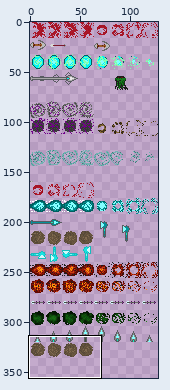
Edited in one commit: sprite sheet (assets/pObject_spritesheet.png). Above: a wide view before the commit, with the close-up outlined.
Close-up. Earlier state:
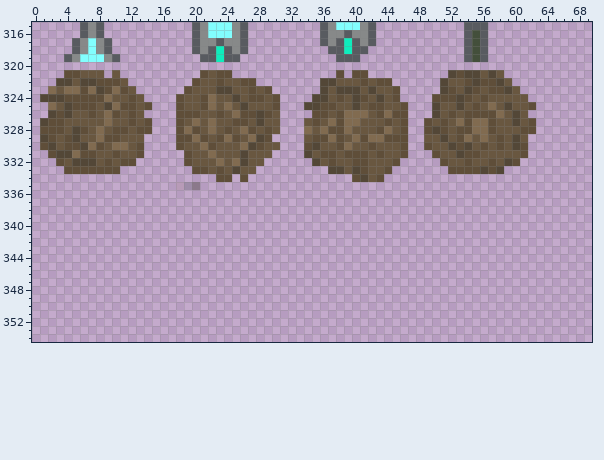
The file is 128x1024 pixels. Pixels under 10% opacity are left out. Colours within 5 levels of each other are drawn and written as one. Shown: x 0..69, y 315..354. The wide view leaves out empty margins.
New version:
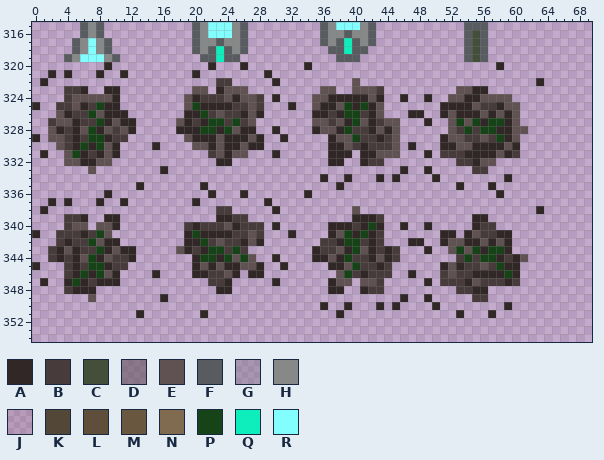
Palette (. is transparent): A #312727  B #473b3b  C #434f3b  D #5d52568d  E #605252  F #585b60  G #575d6241  H #878989  J #68333521  K #534737  L #5f4e39  M #695740  N #816b50  P #174319  Q #0eedbc  R #82fefe
From old to new:
y 320: x 9 . -> A; x 22 . -> A; x 26 . -> A; x 34 . -> A; x 58 . -> A
y 321: x 2 . -> A; x 4..8 LLMMM -> A...A; x 10..11 M. -> .A; x 20..24 .LMLL -> A....; x 29 . -> A; x 38 L -> .; x 40..41 LL -> ..; x 52..58 KLKKMKM -> .......
y 322: x 1 . -> A; x 3..11 KKMKKLLLM -> .........; x 20..27 LMMLMMLL -> ...BB...; x 30 . -> A; x 36..44 KKMMMLMLL -> ....E....; x 51..59 KMMLKLLKM -> .........; x 63 . -> A
y 323: x 2..12 NMNNLNKLNLM -> ..BBA..AA..; x 19..29 LMMMKKMMLML -> .EE.AEEE...; x 36..45 KMKKKMKMML -> EE..EEEB..; x 51..60 KLMKLMLLKM -> ..EEAA....
y 324: x 1..13 KKKLLLLLNMMLM -> ...BEEEEEA...; x 18..30 LMMLNMMKMLLML -> .EABBBEAEEB.A; x 35..46 KKMLMKLMKML. -> EEAAAAAEA..A; x 49..61 .LLLKLMLMMMMM -> A..EEAAEEEE..
y 325: x 0 . -> A; x 2..14 NMKLLLMKNLLML -> .BBEABPAA....; x 18..30 LMMLNMNMKMMML -> .EPAAAABBEB..; x 32 . -> A; x 34..46 KKLLMMKMLLMML -> .EAAEPAPAE...; x 50..62 KMMKMLMNMKMML -> .AAAAEBBAEE..
y 326: x 2..13 KLKMMLMNLMLM -> .EABBPEAAA..; x 18..30 LLLMMLMNLLKLM -> .AAPBEBBAEA..; x 35..48 LLMLNNNMLNLL.. -> AABAPPBAE...AA; x 50..61 KMLMLLLLNMKM -> .AEAAAEAEAE.
y 327: x 1..14 KLLMMMMMNMMLML -> .BEEABBPAEAA..; x 18..30 LMNMNMMLLMKMM -> EABAPPBPBE...; x 34..46 MLMNLNNMMMLML -> .EEBEAPEABEE.; x 49..62 LMLMNLNNLMMKML -> A..EPEPAPPAE..
y 328: x 1..14 LLLMKLMNMLLMLL -> .EABAEPAEBEA..; x 18..30 LNLMNMLMNLMLM -> AAAPPAPEAA..A; x 34..46 NMNLLNMMMLNML -> .AEEAPBBAEAE.; x 49..62 LKLMLLNNLMMMLL -> ...EBPBPPAAEE.
y 329: x 0..13 .KLMLKMMNLLMMM -> A.EEBABPPABB..; x 18..29 LLNLMLNLMNKL -> .EAAAEAAAEA.; x 31 . -> A; x 34..46 MLLNLMNLNNLLL -> ...AEEPBBABE.; x 49..61 MMKMLNMNMLMKM -> ..AEEBBEBPAE.
y 330: x 1..13 LKMLLKNLMNNML -> ..EBAPAPEA...; x 15 . -> A; x 18..30 LMMNLMMMNKLMM -> ..EEAEAAEAA..; x 34..47 LKMMLNMMLMMML. -> ...AAEBABBBE.A; x 49..61 LMMKLKMLMLMKL -> ..AAEEAAAAEA.
y 331: x 1..13 .LKKNLLMMLMML -> A..EPABAEA...; x 19..30 LMMNMMMKMMM. -> ...BEAEE...A; x 34..46 KMLLMLLLMLMML -> ...AAA.AAEEE.; x 49..61 .LMMKLLMMMMML -> A.BBBAAAAEAB.
y 332: x 3..12 LMKKKMLMLL -> .EEAAEE...; x 19..28 LMMMNMNKMM -> ....AA....; x 35..45 KMLMMLLMMML -> ..AA..ABB..; x 51..60 LMMLMMLMKL -> ..BBAEE...
y 333: x 4..10 LLLLLLL -> ...E...; x 16 . -> A; x 20..27 LLMLMKMM -> ........; x 37..44 KKMKLMML -> ........; x 46 . -> A; x 49 . -> A; x 52..58 LLLLKLK -> ...BB..
y 334: x 23..24 LL -> ..; x 26 L -> .; x 36 . -> A; x 39..43 .LKML -> A...A; x 45 . -> A; x 50 . -> A; x 59 . -> A
y 335: x 13 . -> A; x 18..21 JGD. -> ...A; x 38 . -> A; x 53 . -> A; x 57 . -> A
y 336: x 9 . -> A; x 22 . -> A; x 26 . -> A; x 34 . -> A; x 58 . -> A
y 337: x 2 . -> A; x 4 . -> A; x 8 . -> A; x 11 . -> A; x 20 . -> A; x 29 . -> A
y 338: x 1 . -> A; x 23..24 .. -> BB; x 30 . -> A; x 40 . -> E; x 63 . -> A
y 339: x 4..6 ... -> BBA; x 9..10 .. -> AA; x 23..26 .... -> AABB; x 40..43 .... -> AAAB; x 55..56 .. -> AA
y 340: x 4..6 ... -> BEE; x 8..10 ... -> EEA; x 19..28 .......... -> BABBBEABBB; x 30 . -> A; x 37..43 ....... -> AAABAPA; x 46 . -> A; x 49 . -> A; x 55..57 ... -> ABB
y 341: x 0 . -> A; x 3..9 ....... -> BBBABPE; x 19..28 .......... -> APAAAABBEB; x 32 . -> A; x 37..43 ....... -> AEPAPAB; x 51..52 .. -> AA; x 54..59 ...... -> AEBBAA
y 342: x 3..10 ........ -> BABBPEAA; x 19..28 .......... -> AAPBEBBAEA; x 36..43 ........ -> BBAPPBAB; x 47..48 .. -> AA; x 51..59 ......... -> AEEAAEAEA
y 343: x 2..12 ........... -> BAEABBPAEAA; x 18..26 ......... -> EABAPPBPB; x 35..45 ........... -> ABBEAPEABAB; x 49 . -> A; x 52..59 ........ -> EPEPAPPA
y 344: x 2..12 ........... -> BABAEPAEBBA; x 20..27 ........ -> APPAPEPE; x 30 . -> A; x 35..45 ........... -> AAEAPBBAEAB; x 53..61 ......... -> BPBPPABAE
y 345: x 0 . -> A; x 4..11 ........ -> BABPPABB; x 20..28 ......... -> AEAEAAEEA; x 31 . -> A; x 37..44 ........ -> AAEPBBAB; x 51..60 .......... -> AEABBEBPAA
y 346: x 4..10 ....... -> BAPAPEA; x 15 . -> A; x 20..25 ...... -> AABBEA; x 27..28 .. -> AA; x 38..44 ....... -> EPBABBB; x 47 . -> A; x 51..60 .......... -> BEBBAAAAPA
y 347: x 1 . -> A; x 4..10 ....... -> APABAAA; x 22..24 ... -> BBA; x 30 . -> A; x 37..39 ... -> AEE; x 41..43 ... -> EEB; x 49 . -> A; x 51..60 .......... -> BBBAEBBBAB
y 348: x 4..7 .... -> BAAA; x 23..24 .. -> AA; x 37..38 .. -> AA; x 41..43 ... -> ABB; x 53..56 .... -> BBAA
y 349: x 7 . -> E; x 16 . -> A; x 46 . -> A; x 49 . -> A; x 55..56 .. -> BB
y 350: x 36 . -> A; x 39 . -> A; x 43 . -> A; x 45 . -> A; x 50 . -> A; x 59 . -> A
y 351: x 13 . -> A; x 21 . -> A; x 38 . -> A; x 53 . -> A; x 57 . -> A
